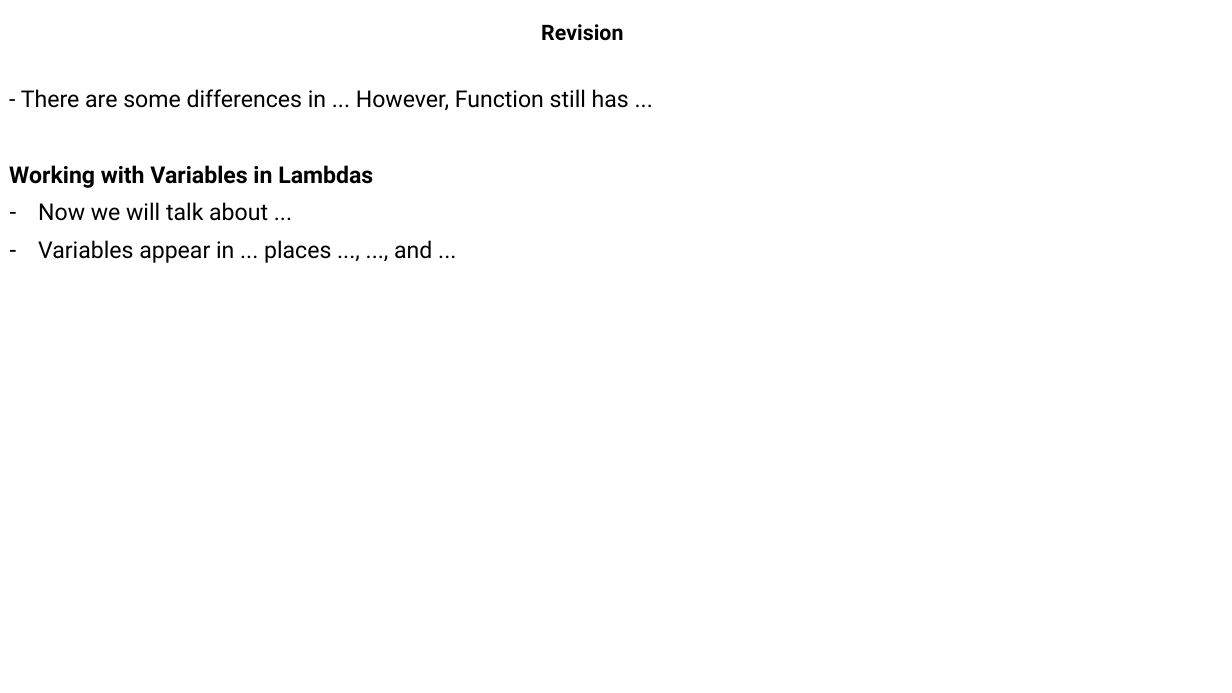
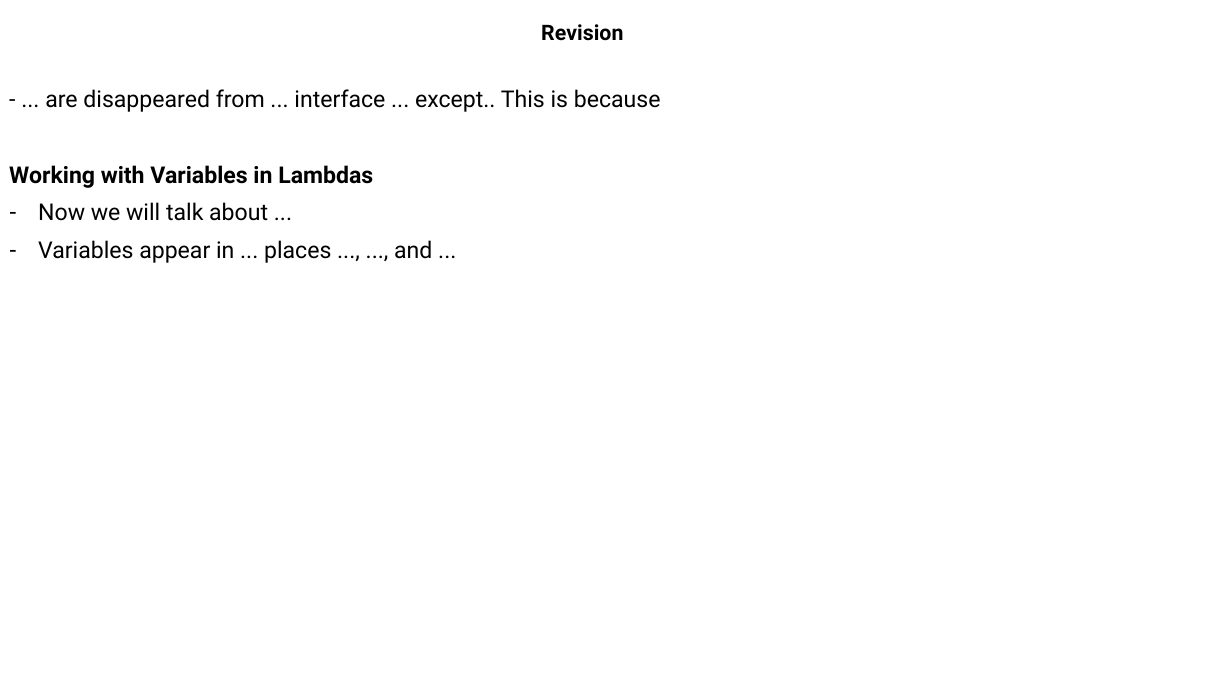
Before and after one commit to MaiDinhVinh/CS-Java, a slide deck: slide 22 of OCP17/old progress/Chapter 8 - Lambdas and Functional Interface.pptx. Drawn at 1232x693 pixels with LibreOffice and Linux fonts; fonts in the diff are those of the drawing. Boxes give left, top, right and bottom in pixels: in the first picture for what was removed or moved away, otherwise in the second. Text is boxed around its words. In the diff, an @@ line names an element or a change of style, - is before the commit and + after.

```diff
--- a/OCP17/old progress/Chapter 8 - Lambdas and Functional Interface.pptx
+++ b/OCP17/old progress/Chapter 8 - Lambdas and Functional Interface.pptx
@@ text at [45,89,661,112]: text changed @@
-- There are some differences in ... However, Function still has ...
+- ... are disappeared from ... interface ... except.. This is because
```
Also in this commit, not shown: 4 other slides changed.
